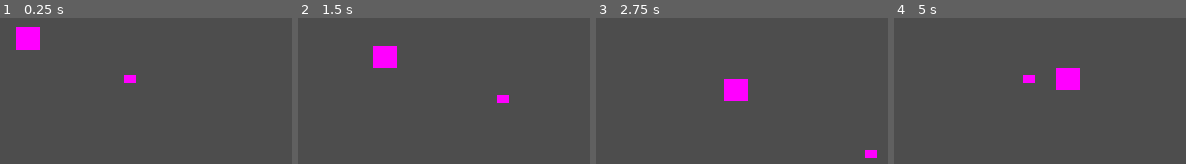
Above: before the commit, frames 1-4 (left to right).
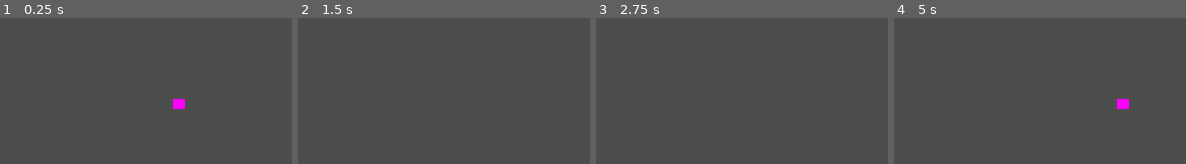
Above: after the commit, the same moments.

Repository: ThermobladeStudios/Town-One-2023
Game: Godot game, scene res://Worlds/World.tscn
Same seed, same stepped clock (60 frames per second), same inputs: the game is played once before the commit and once after it.
Inputs:
- Up to frame 1 (0.25 s): no input
- Up to frame 2 (1.5 s): hold D (Right) 0.53-1.28 s; hold S (Down) from 1.28 s (still down)
- Up to frame 3 (2.75 s): release S (Down) at 2.03 s; hold D (Right) from 2.03 s (still down)
- Up to frame 4 (5 s): release D (Right) at 2.78 s; hold W (Up) 2.78-3.53 s; hold A (Left) from 3.53 s (still down)

The runs differ from the first frame. In frame 1, 1.8% of the frame differs, in the area x 5-64%, y 6-63%; in frame 2, 1.5%; in frame 3, 1.5%; in frame 4, 1.7%.

Commit message:
GlobalData

Diff:
--- a/Character.gd
+++ b/Character.gd
@@ -2,6 +2,7 @@
 
 
 @export var speed = 100
+
 
 # Called every frame. 'delta' is the elapsed time since the previous frame.
 func _physics_process(delta):
--- /dev/null
+++ b/Data/PandaBambooData.json
@@ -0,0 +1,12 @@
+{
+	"Panda": {
+		"Health": "100",
+		"Attack": "100",
+		"Description": "Blob"
+	},
+	"Bamboo": {
+		"Health": "100",
+		"Attack": "100",
+		"Description": "I don't know what I'm doing"
+	}
+}
--- /dev/null
+++ b/Singletons/JSON_DATA.gd
@@ -0,0 +1,19 @@
+extends Node
+
+var CharacterData = {}
+
+var data_file_path = "res://Data/PandaBambooData.json"
+
+func _ready():
+	CharacterData = load_json_file(data_file_path)
+
+func load_json_file(filePath : String):
+	if FileAccess.file_exists(filePath):
+		var dataFile = FileAccess.open(filePath, FileAccess.READ)
+		var parsedResult = JSON.parse_string(dataFile.get_as_text())
+		if parsedResult is Dictionary:
+			return parsedResult
+		else:
+			print("parsed result not dictionary dummy")
+	else:
+		print("File doesn't exist you dummy")
--- a/Worlds/World.tscn
+++ b/Worlds/World.tscn
@@ -1,15 +1,8 @@
-[gd_scene load_steps=3 format=3 uid="uid://cc171dk12rd71"]
+[gd_scene load_steps=2 format=3 uid="uid://cc171dk12rd71"]
 
 [ext_resource type="PackedScene" uid="uid://cv54o024g40la" path="res://Character/Character.tscn" id="1_bsm3k"]
-[ext_resource type="PackedScene" uid="uid://c5kxw5reyb4x1" path="res://Bamboo Enemy/Bamboo.tscn" id="2_2uja1"]
 
-[node name="MainWorld" type="Node2D"]
+[node name="Node2D" type="Node2D"]
 
-[node name="Player" parent="." instance=ExtResource("1_bsm3k")]
-position = Vector2(142, 89)
-scale = Vector2(1.03717, 0.94208)
-speed = 100
-
-[node name="Bamboo" parent="." instance=ExtResource("2_2uja1")]
-position = Vector2(28, 44)
-SPEED = 50
+[node name="CharacterBody2D" parent="." instance=ExtResource("1_bsm3k")]
+position = Vector2(191, 114)
--- a/project.godot
+++ b/project.godot
@@ -14,6 +14,10 @@
 run/main_scene="res://Worlds/World.tscn"
 config/features=PackedStringArray("4.0", "GL Compatibility")
 config/icon="res://icon.svg"
+
+[autoload]
+
+JsonData="*res://Singletons/JSON_DATA.gd"
 
 [display]
 
